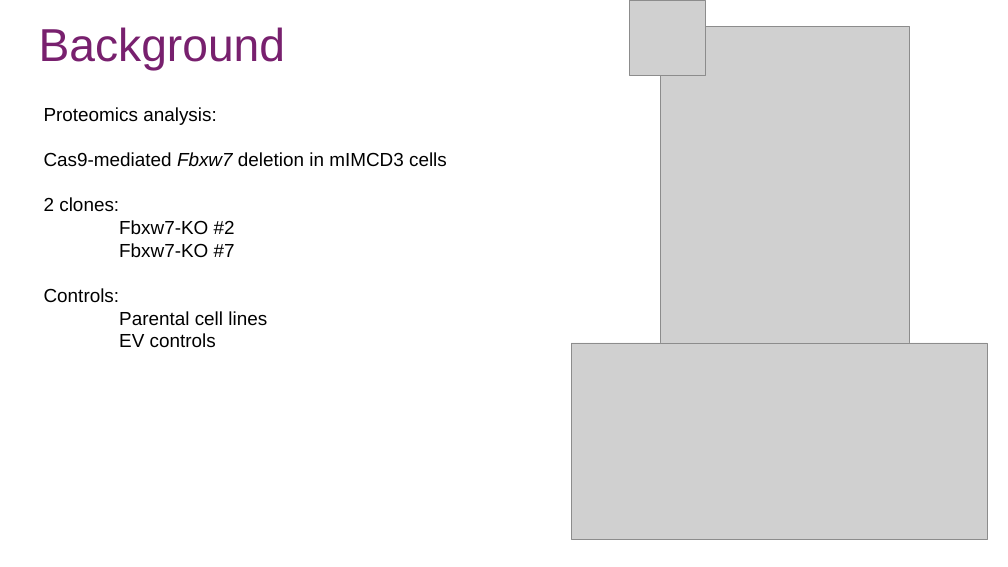
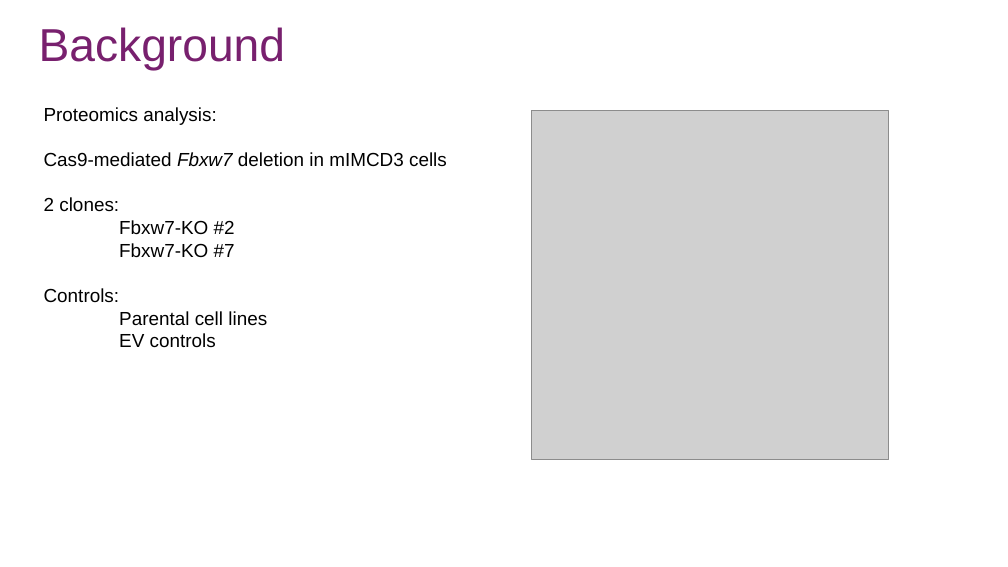
Before and after one commit to jafarilab/MSProt2025, a slide deck: slide 3 of team1/Team1_presentation.pptx. Drawn at 1008x567 pixels with LibreOffice and Linux fonts; fonts in the diff are those of the drawing; grey boxes stand for pictures. Boxes give left, top, right and bottom in pixels: in the first picture for what was removed or moved away, otherwise in the second. Text is boxed around its words. In the diff, an @@ line names an element or a change of style, - is before the commit and + after.

```diff
--- a/team1/Team1_presentation.pptx
+++ b/team1/Team1_presentation.pptx
@@ picture removed at box(630, 0, 706, 76) @@
@@ picture removed at box(660, 26, 910, 349) @@
@@ picture added at box(532, 110, 889, 460) @@
@@ picture removed at box(571, 343, 987, 540) @@
```
Also in this commit, not shown: 3 slides added.
